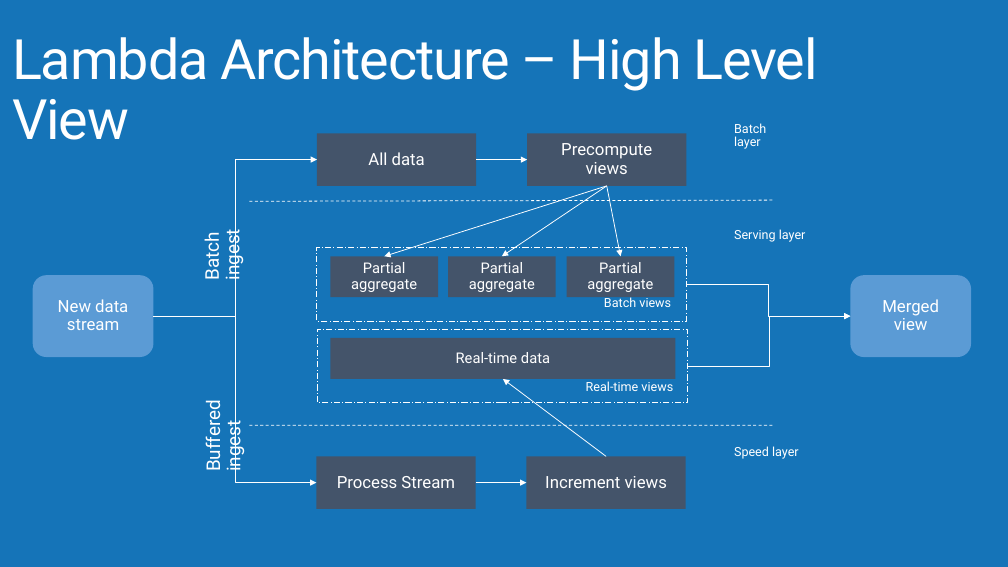
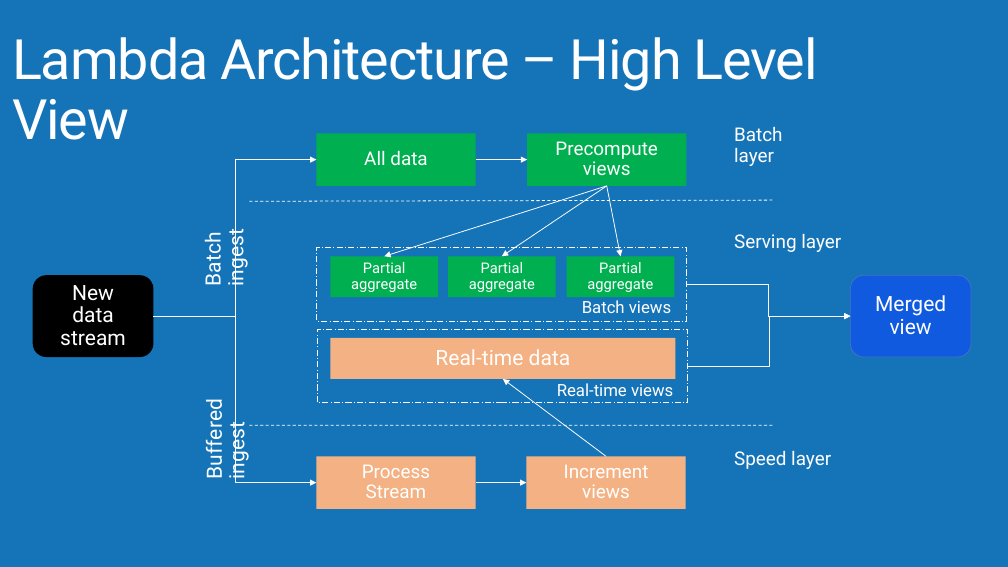
Before and after one commit to AzureCAT-GSI/Big-Data, a slide deck: slide 11 of Architecting Big Data Solutions.pptx (slide 12 before the commit). Drawn at 1008x567 pixels with LibreOffice and Linux fonts; fonts in the diff are those of the drawing; background and template pictures are left out. Boxes give left, top, right and bottom in pixels: in the first picture for what was removed or moved away, otherwise in the second. Text is boxed around its words. In the diff, an @@ line names an element or a change of style, - is before the commit and + after.

Commit message:
Formatted/Re-aligned Slides Across The Deck
- Reducing the no. of slides for intro and lambda architecture section
- Moving sections around to align better with the storyline

```diff
--- a/Architecting Big Data Solutions.pptx
+++ b/Architecting Big Data Solutions.pptx
@@ rectangle "All data" at [316, 133, 476, 185]: size 16 to 18 pt; fill #44546A to #00B050 @@
@@ rectangle "Precompute views" at [527, 133, 687, 185]: size 16 to 18 pt; fill #44546A to #00B050 @@
@@ text "Batch ingest" at [199, 234, 249, 285]: size 18 to 20 pt @@
@@ size 12 to 18 pt in 3 elements at [734, 127, 782, 166], [734, 451, 831, 469], [734, 234, 841, 252] @@
@@ fill #44546A to #00B050 in 3 elements at [330, 256, 438, 297], [448, 256, 556, 297], [567, 256, 675, 297] @@
@@ rounded rectangle "New data stream" at [33, 275, 154, 357]: size 16 to 20 pt; fill #5B9BD5 to #000000 @@
@@ text "Batch views": place and size @@
-text "Batch views" at [604, 295, 671, 307]
+text "Batch views" at [582, 300, 671, 313]
@@ text "Batch views" at [582, 300, 671, 313]: size 12 to 16 pt @@
@@ rounded rectangle "Merged view" at [851, 275, 972, 357]: size 16 to 20 pt; fill #5B9BD5 to #0F5AE0; outline none to #4472C4 0.75 pt @@
@@ text "Buffered ingest" at [200, 407, 250, 478]: size 18 to 20 pt @@
@@ rectangle "Real-time data" at [330, 338, 675, 379]: size 14 to 20 pt; fill #44546A to #F4B183 @@
@@ text "Real-time views" at [557, 383, 673, 396]: size 12 to 16 pt @@
@@ text "Real-time views": place and size @@
-text "Real-time views" at [586, 381, 673, 391]
+text "Real-time views" at [557, 383, 673, 396]
@@ rectangle "Process Stream" at [316, 457, 476, 509]: size 16 to 18 pt; fill #44546A to #F4B183 @@
@@ rectangle "Increment views" at [526, 457, 686, 509]: size 16 to 18 pt; fill #44546A to #F4B183 @@
```
Also in this commit, not shown: 11 other slides changed, 1 slide added, 4 slides removed.
